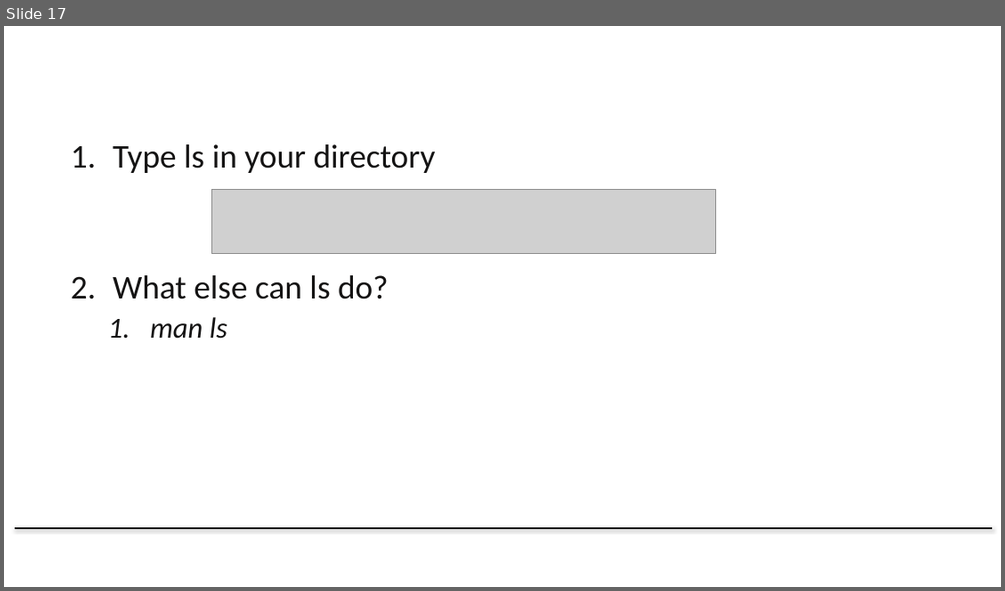
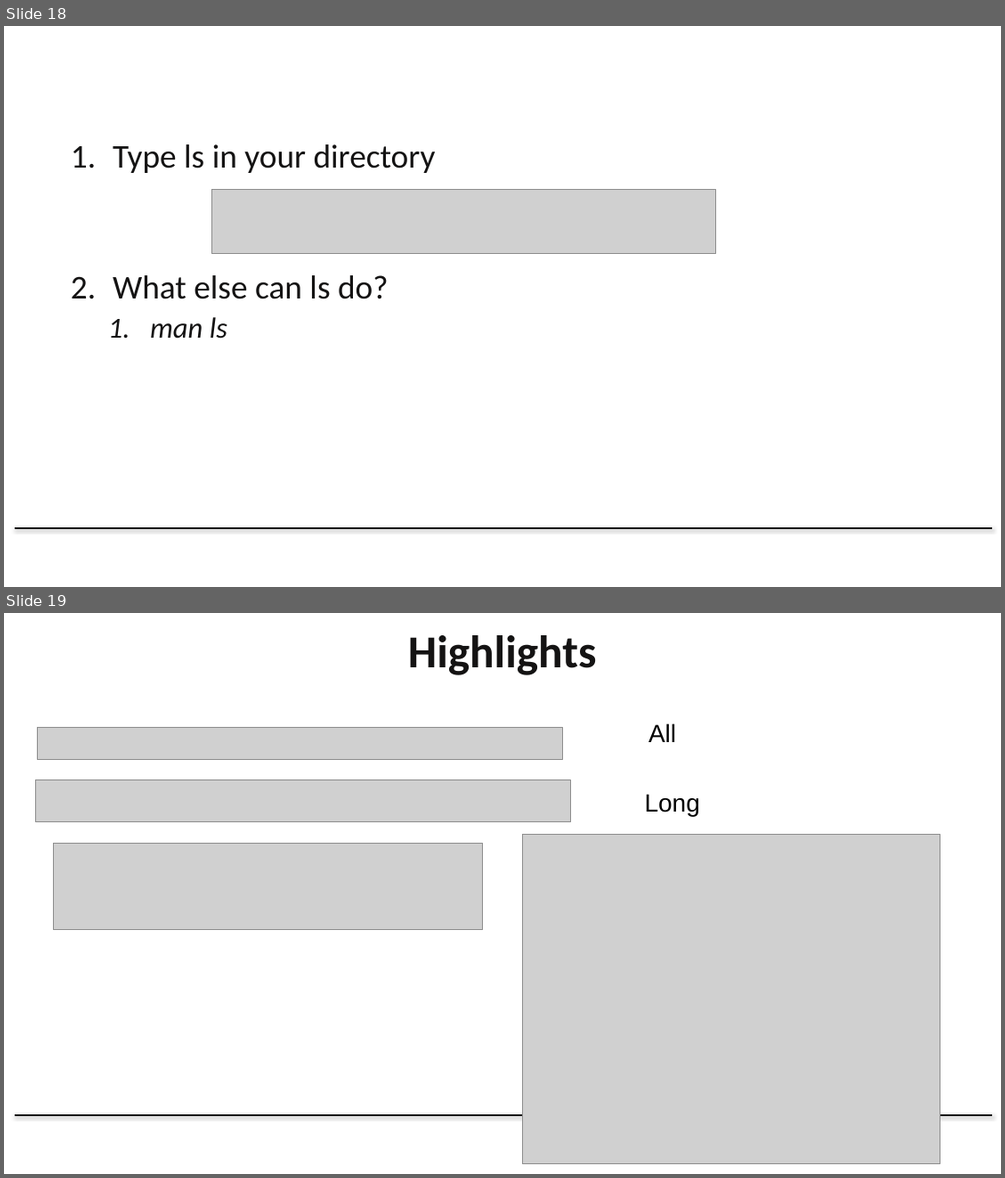
Before and after one commit to Dowell-Lab/srworkshop, a slide deck: day02/slides/Day2_Slides_2023_HT.pptx. Shown one above the other, each under a label of ours: slide 17 before the commit, slides 18 and 19 after it. The pictures are 1005x591 and 1005x1178 pixels, drawn with LibreOffice and Linux fonts; fonts in the diff are those of the drawing; grey boxes stand for pictures; background and template pictures are left out. Boxes give left, top, right and bottom in pixels: in the first picture for what was removed or moved away, otherwise in the second. Text is boxed around its words. In the diff, an @@ line names an element or a change of style, - is before the commit and + after.

```diff
--- a/day02/slides/Day2_Slides_2023_HT.pptx
+++ b/day02/slides/Day2_Slides_2023_HT.pptx
@@ slide 19 added at [4, 613, 1001, 1174], background #FFFFFF; not listed: 1 template element that a slide beside it also shows @@
@@ title added at [408, 635, 597, 675], 44 pt, text #141313, bold @@
+Highlights
@@ picture added at [37, 727, 563, 759] @@
@@ text added at [648, 723, 676, 742], 24 pt, text #000000 @@
+All
@@ picture added at [35, 779, 570, 822] @@
@@ text added at [645, 794, 700, 816], 24 pt, text #000000 @@
+Long
@@ picture added at [53, 844, 483, 930] @@
@@ picture added at [522, 835, 939, 1163] @@
@@ what was slide 17 is now slide 18 @@
```
Also in this commit, not shown: 6 slides changed, 2 other slides added.
